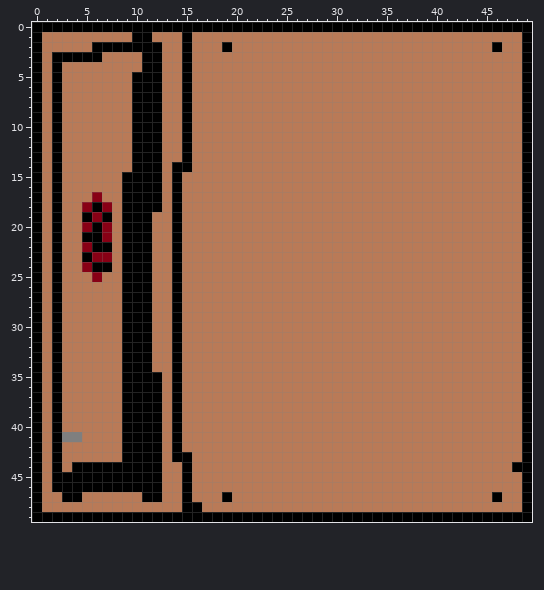
Pixel-art sprite: Content/Textures/lockerOpen.png. The first picture shows the starting point.
The file is 50x50 pixels.
Once edited:
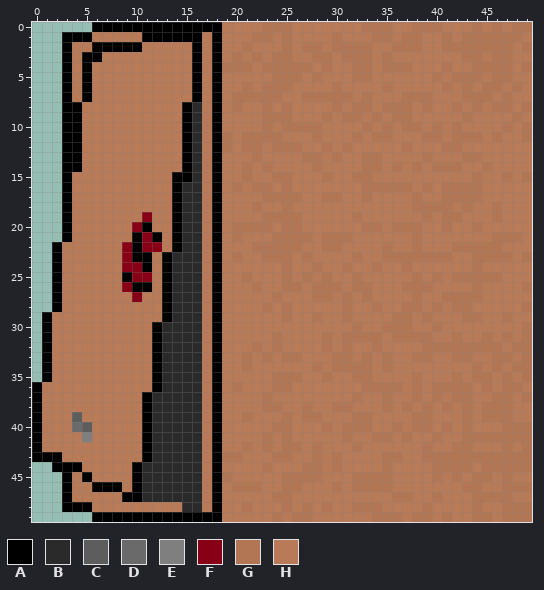
Palette (. is transparent): A #000000  B #2a2a2a  C #5d5d5d  D #6a6a6a  E #7f7f7f  F #880015  G #b37654  H #b97a57
Change:
Changed rows in their new state; - is an unchanged pixel.
first column x 0:
 0 ......-------------HHHHGGGHHHHHHHGGGHHGGGHHHGHGHGG
 1 ...AAA----H-AAA-A-A---GG-G----G---GG-GG--G-GGGGGGH
 2 ...A-------HH--HA-AH-G---G-GG-GGGG--GGG--GGGGGGG-G
 3 ...-H------HH--HA-A-G-G-GG--GG-GGG-G-------GG-GG-H
 4 ...A-A-----HH--HA-AGGG-GGGGG-G--GG-GGG---G--GGGG-G
 5 ...A-A----HHH--HA-A-----GGG-G---GG------G-GGG-GG-H
 6 ...A-A----HHH--HA-A--G-GGG----G----G-----G-G-GG-GH
 7 ...A-A----HHH--HA-A-GGGGG--GGGGG-G---GGG---GGG-G-H
 8 ...AA-----HHH---B-A-G--G-G----G-GG-GGG-G--G-G-GG-G
 9 ...AA-----HHH---B-A----GGG---G-GG-G-GG-----G----GH
10 ...AA-----HHH---B-A----G-GGGG----G-G-GG-G-G----G-G
11 ...AA-----HHH---B-AG-GGGG---G---G-GG---GG-GGG-G--G
12 ...AA-----HHH---B-AG-GG-GGG--G-G-----G---GG------H
13 ...AA-----HHH---B-A---G----GG-G--GG----G---GG----H
14 ...AA-----HHH-H-B-A--G-G----G----GG-G-G-GGG--G---H
15 ...A-----HHHH--AB-A--G--GG---G--GG----------G--G-G
16 ...A-----HHHH--BB-A-G-GG-G-------GGGGG-G-GGGG----H
17 ...A--H--HHHH--BB-A----GGGG--GG--G----G--GGGG----H
18 ...A-HHH-HHHH--BB-A---G--G------------GGGG-G--G--H
19 ...A-HHH-HHF---BB-A----GGGG-----G------G-GG---G--H
20 ...A-HHH-HF----BB-A-GGGG-GG------GG-GGG--G--G----H
21 ...A-HHH-H-FA--BB-A-G---GGGG-GGG------G-------GGGH
22 ..---HHH-F-FF--BB-A---GGGGG--GG----G--G---GGGGG--H
23 ..---HHH-F---ABBB-A-G--GGG-G----G--GGGGGGG--GGGG-G
24 ..---HHH-FF--ABBB-A------G--G--G--G--G------G----H
25 ..----H---FF-ABBB-A--G---G-G-G--G-----G-G-GGGGG--H
26 ..-------F---ABBB-A---G--GG-GGG-GG---GGG----G----G
27 ..-------HFH-ABBB-A-----G---GG-G-G----G--GGGG----H
28 ..-------HHH-ABBB-A----G-G-----G--G--GG-G-GG-----G
29 .AH------HHH-ABBB-A------G--G--G----GG-G---GG--G-H
30 .AH------HHHABBBB-A-------------G--GGG--G--------G
31 .AH------HHHABBBB-A-----G----G-GGGG-GGGG--G--G-G-G
32 .AH------HHHABBBB-A---G-G----G-G--G----GGGGGGGG-GG
33 .AH------HHHABBBB-A--G-G-GG---GG-G-G--GG--GG--GG-G
34 .AH------HHHABBBB-A--G------G-GGGG-G--------G-G-GG
35 .AH------HHH-BBBB-A-----GGG--G--GG----G---G-GG-G-G
36 --H------HHH-BBBB-A-G---GG-------GGGG-G-GGGG-G-GGH
37 --H------HH-BBBBB-A----G--------G--G--G-G-GG--GG-G
38 --H------HH-BBBBB-A----GG--G--GG---G-G-G-G-G-GGG-H
39 --H-C----HH-BBBBB-A--G---G-GG---GG----GG---G-GGG-H
40 --H-DC---HH-BBBBB-A-----GG---G-GGG--G-GG-G-G---GGG
41 --HHHE---HH-BBBBB-A----G-G-----G--GG-G--G--GGGGGGG
42 --H------HH-BBBBB-A--G-G-GG-G---G------G--GG---G-G
43 -A-------HH-BBBBB-AGG---GG--G-G----GG--GGGGGGGGGGG
44 ..-A-HHHHH-BBBBBB-A----G---GG-G----G----GGGG-GGGGG
45 ...-H-HHHH-BBBBBB-AG-----GGGG---GGGG----G-G-GG-G-H
46 ...-HH---H-BBBBBB-A-GGG--GG---G-GGGG-------GG--GGG
47 ...-H----AABBBBBB-AH----GG----------GG--G---GGGG-H
48 ...AAA---------BB-A--G---G-G-G--GGG----G----G--GGG
49 ......-------------HHHHHGHGGHHHHHHGGGHGGHGHHGGHGGG
Changed places in both pictures, as pixel boxes (x1, y1, x2, y2):
changed: (32, 22, 532, 522)
